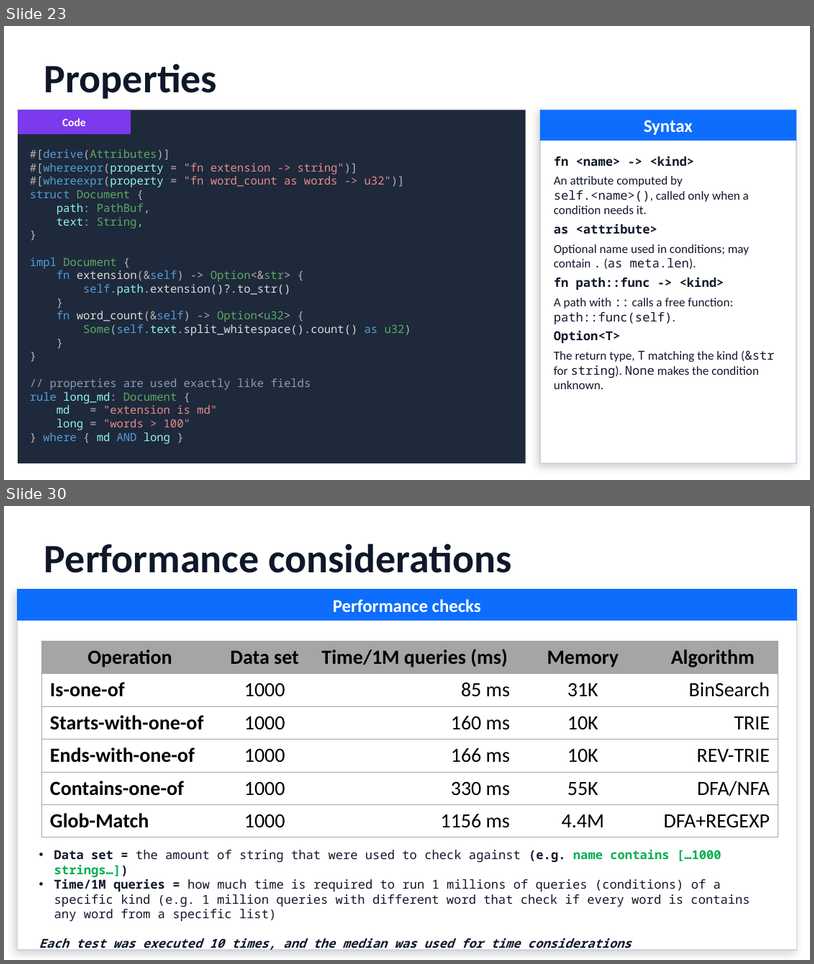
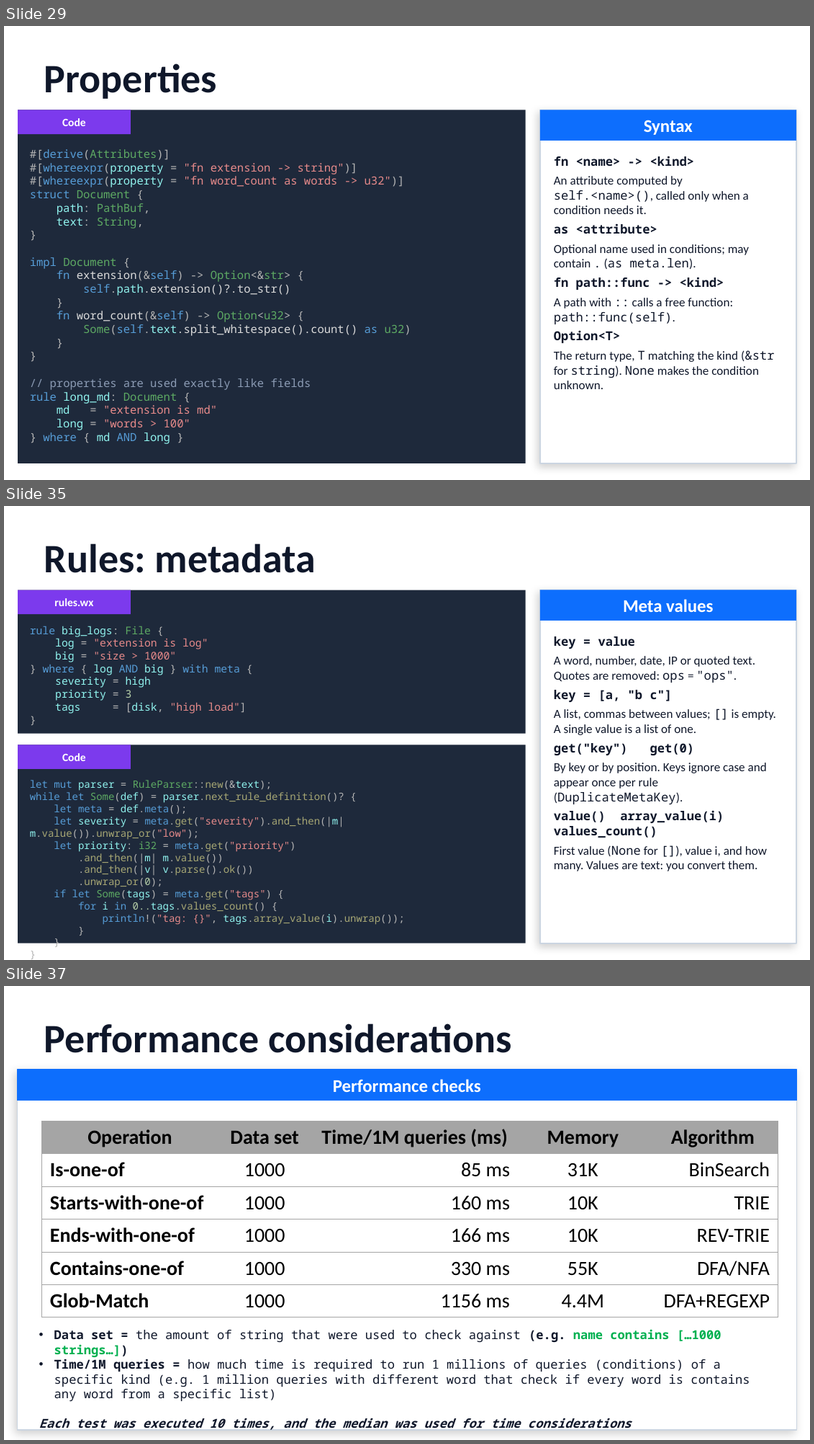
Before and after one commit to gdt050579/whereexpr, a slide deck: whereexpr.pptx. Shown one above the other, each under a label of ours: slides 23 and 30 before the commit, slides 29, 35 and 37 after it; the slides between them are not shown. The pictures are 814x964 and 814x1444 pixels, drawn with LibreOffice and Linux fonts; fonts in the diff are those of the drawing. Boxes give left, top, right and bottom in pixels: in the first picture for what was removed or moved away, otherwise in the second. Text is boxed around its words. In the diff, an @@ line names an element or a change of style, - is before the commit and + after.

```diff
--- a/whereexpr.pptx
+++ b/whereexpr.pptx
@@ slide 35 added at (x1=4, y1=506, x2=810, y2=960), background #FFFFFF @@
@@ text added at (x1=44, y1=543, x2=316, y2=573), 36 pt, text #0F172A, bold @@
+Rules: metadata
@@ rectangle added at (x1=18, y1=590, x2=526, y2=734), fill #1E293B @@
@@ rectangle added at (x1=18, y1=590, x2=131, y2=614), fill #7C3AED @@
@@ rectangle added at (x1=540, y1=590, x2=797, y2=943), fill #FFFFFF, outline #CBD5E1 1 pt @@
@@ rectangle added at (x1=540, y1=590, x2=797, y2=620), fill #0D6EFD @@
@@ text added at (x1=54, y1=598, x2=93, y2=606), 10 pt, text #FFFFFF, bold @@
+rules.wx
@@ text added at (x1=623, y1=599, x2=713, y2=612), 16 pt, text #FFFFFF, bold @@
+Meta values
@@ text added at (x1=30, y1=626, x2=247, y2=713), 9.5 pt, text #90F3EE @@
+rule big_logs: File {
+log = "extension is log"
+big = "size > 1000"
+} where { log AND big } with meta {
+severity = high
+priority = 3
+tags = [disk, "high load"]
+}
@@ text added at (x1=554, y1=636, x2=777, y2=871), 11 pt, text #0F172A @@
+key = value
+A word, number, date, IP or quoted text. Quotes are removed: ops = "ops".
+key = [a, "b c"]
+A list, commas between values; [] is empty. A single value is a list of one.
+get("key") get(0)
+By key or by position. Keys ignore case and appear once per rule (DuplicateMetaKey).
+value() array_value(i) values_count()
+First value (None for []), value i, and how many. Values are text: you convert them.
@@ rectangle added at (x1=18, y1=745, x2=526, y2=943), fill #1E293B @@
@@ rectangle added at (x1=18, y1=745, x2=131, y2=769), fill #7C3AED @@
@@ text added at (x1=62, y1=753, x2=86, y2=761), 10 pt, text #FFFFFF, bold @@
+Code
@@ text added at (x1=30, y1=780, x2=405, y2=924), 9 pt, text #A7A774 @@
+let mut parser = RuleParser::new(&text);
+while let Some(def) = parser.next_rule_definition()? {
+let meta = def.meta();
+let severity = meta.get("severity").and_then(|m| m.value()).unwrap_or("low");
+let priority: i32 = meta.get("priority")
+.and_then(|m| m.value())
+.and_then(|v| v.parse().ok())
+.unwrap_or(0);
+if let Some(tags) = meta.get("tags") {
+for i in 0..tags.values_count() {
+println!("tag: {}", tags.array_value(i).unwrap());
+}
+}
+}
@@ what was slide 23 is now slide 29 @@
@@ what was slide 30 is now slide 37 @@
```
Also in this commit, not shown: 4 slides changed, 6 other slides added, 3 other files.
